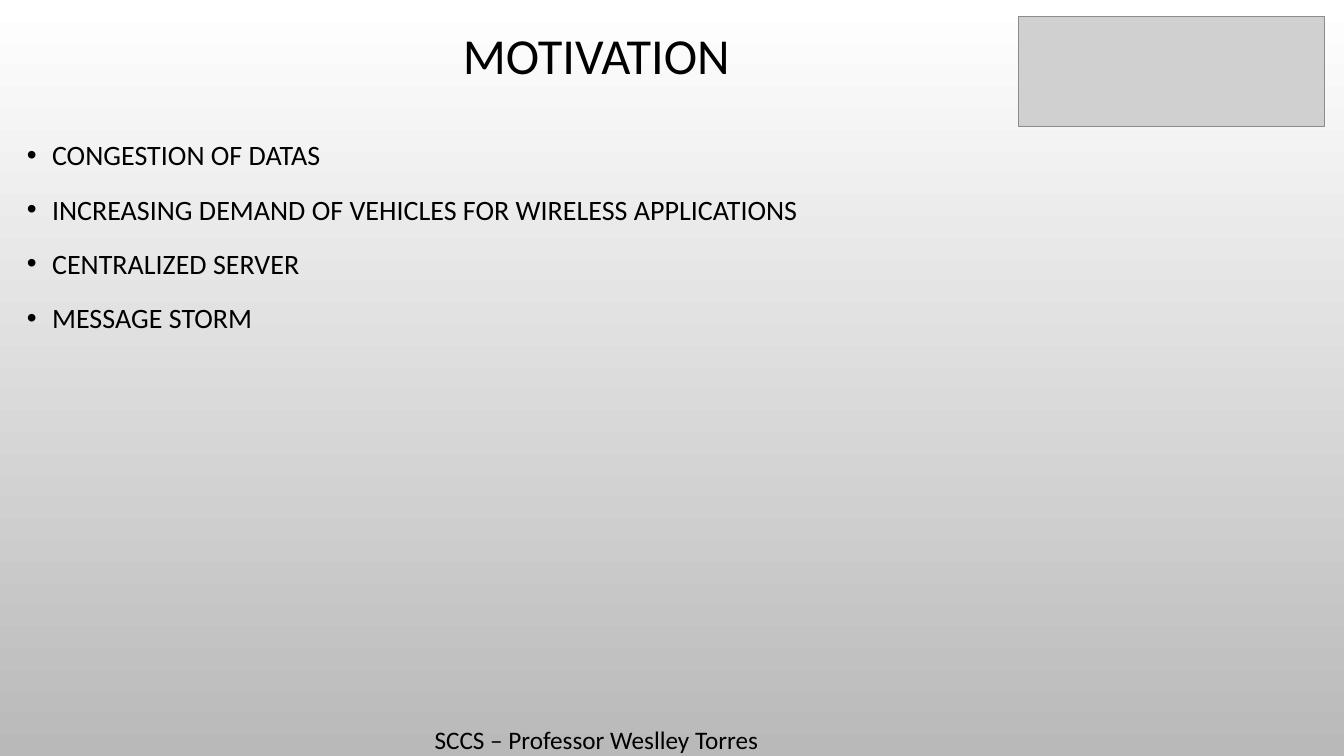
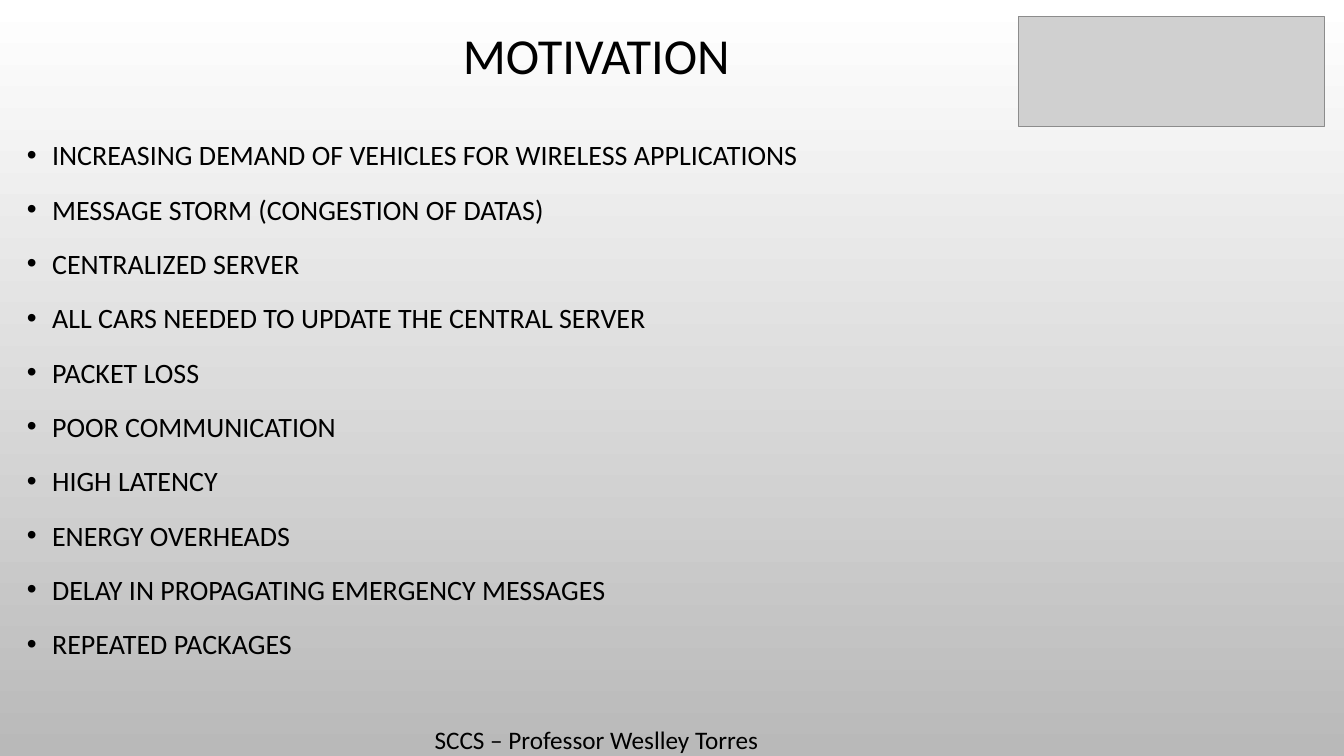
Before and after one commit to Massatoshi/SCCS-Trabalho, a slide deck: slide 7 of PPTS/VANET.pptx (slide 6 before the commit). Drawn at 1344x756 pixels with LibreOffice and Linux fonts; fonts in the diff are those of the drawing; grey boxes stand for pictures; background and template pictures are left out. Boxes give left, top, right and bottom in pixels: in the first picture for what was removed or moved away, otherwise in the second. Text is boxed around its words. In the diff, an @@ line names an element or a change of style, - is before the commit and + after.

```diff
--- a/PPTS/VANET.pptx
+++ b/PPTS/VANET.pptx
@@ text at [52,147,320,166]: paragraph removed @@
-• CONGESTION OF DATAS
@@ text at [52,199,544,224]: paragraph added @@
+• MESSAGE STORM (CONGESTION OF DATAS)
@@ text at [52,310,645,654]: text changed @@
-• MESSAGE STORM
+• ALL CARS NEEDED TO UPDATE THE CENTRAL SERVER
+• PACKET LOSS
+• POOR COMMUNICATION
+• HIGH LATENCY
+• ENERGY OVERHEADS
+• DELAY IN PROPAGATING EMERGENCY MESSAGES
+• REPEATED PACKAGES
```
Also in this commit, not shown: 2 other slides changed, 3 slides added, 1 other file.
